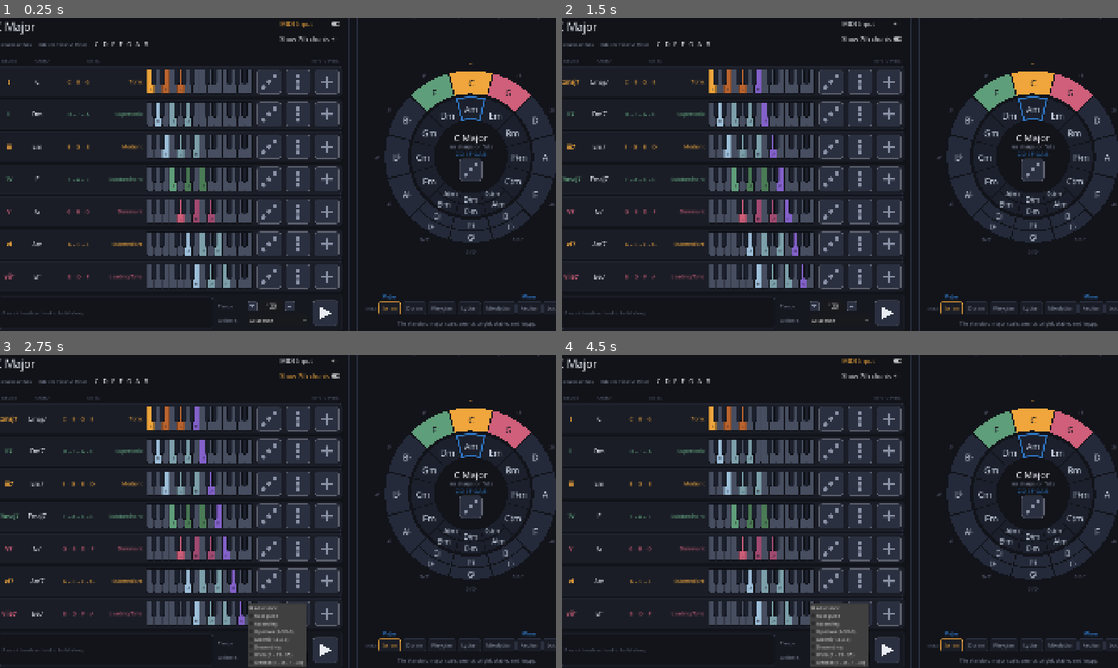
Above: before the commit, frames 1-4 (two rows, left to right).
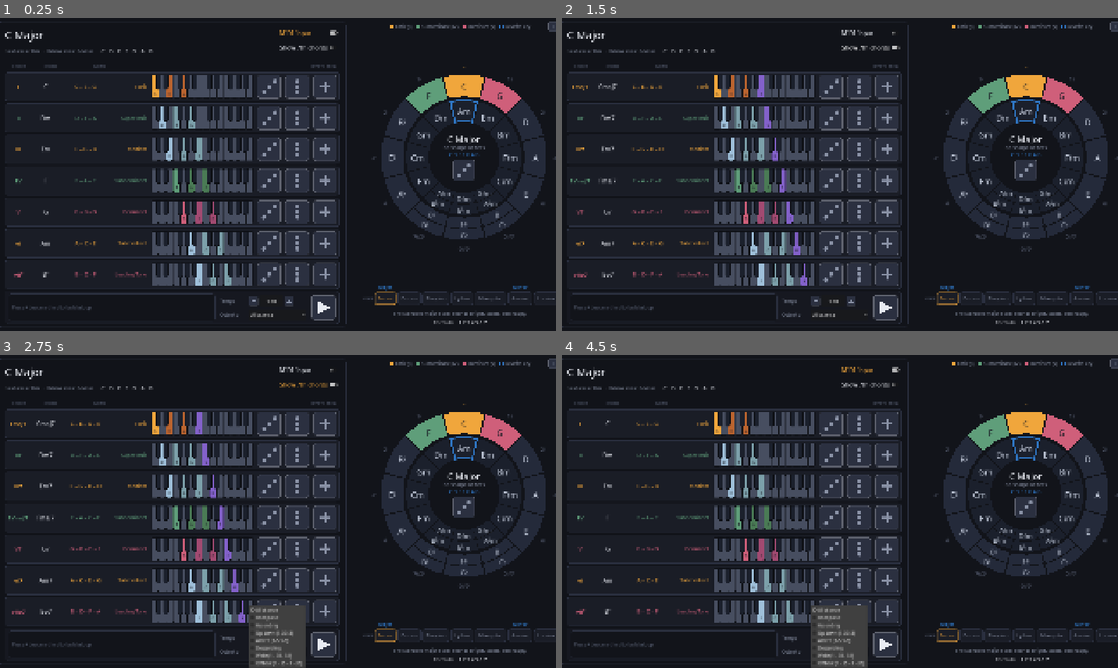
Above: after the commit, the same moments.

Repository: Square-Atom/mic
Game: Godot game, scene res://scenes/main.tscn
Two runs of this game, one before a commit and one after it. Both use one fixed random seed, a clock stepped at 60 frames per second and the inputs below.
Inputs:
- Up to frame 1 (0.25 s): no input
- Up to frame 2 (1.5 s): click "MIDI Input" at 0.5 s; click "Show 7th chords" at 1.25 s
- Up to frame 3 (2.75 s): click "All at once" at 2 s
- Up to frame 4 (4.5 s): click "MIDI Input" at 2.75 s; click "Show 7th chords" at 3.5 s; click "All at once" at 4.25 s

The runs differ from the first frame. In frame 1, 19% of the frame differs, in the area x 0-100%, y 0-100%; in frame 2, 20%; in frame 3, 20%; in frame 4, 19%.

Commit message:
Stop the interface overrunning the top and bottom at once
Measured off a screenshot, C Major's cap height was sitting 37px above where
the margins put it. Margin grows in both directions, so that is half of a
74px overrun rather than all of it - which is why the legend vanished off the
top at the same moment the loop strip crowded the bottom, and why trimming
one end never helped.

56px come back out of padding, none of it from anything that was tuned:

  Main margins            24 -> 14 top and bottom   20px
  ChordPanel margins      20 -> 12 top and bottom   16px
  KeyBlock separation      8 -> 4                    4px
  Loop strip padding and slot heights               16px

The row keyboards and the play buttons are untouched. They were sized
against a fingertip two commits before the loop existed, and they are not
the thing that overflowed.

The remaining 18 go to the landscape base, which is now 1120 rather than the
project's 1080. That is the same reasoning portrait already carries: the
base is dictated by the content, not chosen. The toggles also centre against
the key block now instead of hugging its top, which uses the gap under Show
7th chords rather than leaving it as a hole.

Everything moves down together as a result - the header, the legend and the
circle with it - because it is the whole layout that was riding high, not
three things that each needed nudging.

Co-Authored-By: Claude Opus 5 <noreply@anthropic.com>

Diff:
--- a/scenes/chord_panel.tscn
+++ b/scenes/chord_panel.tscn
@@ -11,9 +11,9 @@
 [node name="Margin" type="MarginContainer" parent="." unique_id=1936193744]
 layout_mode = 2
 theme_override_constants/margin_left = 24
-theme_override_constants/margin_top = 20
+theme_override_constants/margin_top = 12
 theme_override_constants/margin_right = 24
-theme_override_constants/margin_bottom = 20
+theme_override_constants/margin_bottom = 12
 
 [node name="VBox" type="VBoxContainer" parent="Margin" unique_id=1756507878]
 layout_mode = 2
@@ -25,7 +25,7 @@
 [node name="KeyBlock" type="VBoxContainer" parent="Margin/VBox/TopRow"]
 layout_mode = 2
 size_flags_horizontal = 3
-theme_override_constants/separation = 8
+theme_override_constants/separation = 4
 
 [node name="KeyTitle" type="Label" parent="Margin/VBox/TopRow/KeyBlock" unique_id=86013964]
 unique_name_in_owner = true
@@ -53,7 +53,7 @@
 
 [node name="Toggles" type="VBoxContainer" parent="Margin/VBox/TopRow"]
 layout_mode = 2
-size_flags_vertical = 0
+size_flags_vertical = 4
 theme_override_constants/separation = 4
 
 [node name="MidiToggle" type="CheckButton" parent="Margin/VBox/TopRow/Toggles"]
--- a/scenes/main.tscn
+++ b/scenes/main.tscn
@@ -36,9 +36,9 @@
 grow_horizontal = 2
 grow_vertical = 2
 theme_override_constants/margin_left = 28
-theme_override_constants/margin_top = 24
+theme_override_constants/margin_top = 14
 theme_override_constants/margin_right = 28
-theme_override_constants/margin_bottom = 24
+theme_override_constants/margin_bottom = 14
 
 [node name="Layout" type="BoxContainer" parent="Margin"]
 unique_name_in_owner = true
--- a/scripts/ui/chord_loop_bar.gd
+++ b/scripts/ui/chord_loop_bar.gd
@@ -14,7 +14,7 @@
 ## Tall enough for a slot's box and its delete button, so an empty strip is the
 ## same height as a full one and the panel does not jump when the first chord
 ## lands in it.
-const TIMELINE_MIN_HEIGHT := 92.0
+const TIMELINE_MIN_HEIGHT := 84.0
 
 var _timeline: LoopTimeline
 var _hint: Label
@@ -73,9 +73,9 @@
 func _build() -> void:
 	var margin := MarginContainer.new()
 	margin.add_theme_constant_override("margin_left", 12)
-	margin.add_theme_constant_override("margin_top", 10)
+	margin.add_theme_constant_override("margin_top", 8)
 	margin.add_theme_constant_override("margin_right", 12)
-	margin.add_theme_constant_override("margin_bottom", 10)
+	margin.add_theme_constant_override("margin_bottom", 8)
 	add_child(margin)
 
 	var row := HBoxContainer.new()
@@ -101,9 +101,9 @@
 
 	var inner := MarginContainer.new()
 	inner.add_theme_constant_override("margin_left", 12)
-	inner.add_theme_constant_override("margin_top", 8)
+	inner.add_theme_constant_override("margin_top", 6)
 	inner.add_theme_constant_override("margin_right", 12)
-	inner.add_theme_constant_override("margin_bottom", 8)
+	inner.add_theme_constant_override("margin_bottom", 6)
 	frame.add_child(inner)
 
 	_timeline = LoopTimeline.new()
--- a/scripts/ui/loop_slot.gd
+++ b/scripts/ui/loop_slot.gd
@@ -20,8 +20,8 @@
 
 const BOLD_FONT := preload("res://themes/font_bold.tres")
 
-const BOX_MIN_SIZE := Vector2(74.0, 62.0)
-const DELETE_MIN_SIZE := Vector2(74.0, 26.0)
+const BOX_MIN_SIZE := Vector2(74.0, 58.0)
+const DELETE_MIN_SIZE := Vector2(74.0, 22.0)
 const NUMERAL_FONT_SIZE := 26
 const CORNER_RADIUS := 8
 
--- a/scripts/ui/main_layout.gd
+++ b/scripts/ui/main_layout.gd
@@ -13,8 +13,18 @@
 ## the engine refuses to reorient those: HBoxContainer.set_vertical() fails
 ## outright with "Can't change orientation of HBoxContainer".
 
-## The design size each orientation is scaled against. Landscape matches the
-## project's own viewport setting.
+## The design size each orientation is scaled against.
+##
+## Landscape's HEIGHT is dictated the same way portrait's width is. The table is
+## seven fixed rows, a header and the loop strip, and that total is now about
+## 1098px - past the 1080 the project's viewport is set to. Margin grows in both
+## directions, so an overrun does not simply spill off the bottom: it is split
+## evenly, and the legend above the circle disappears off the top at the same
+## moment the loop strip is clipped at the bottom. Scaling against a base tall
+## enough for the content is what keeps both ends on screen.
+##
+## The margin over 1098 is deliberate slack. Anything added to a row or to the
+## strip eats into it before it starts costing pixels off the top again.
 ##
 ## Portrait's width is dictated rather than chosen: one ChordRow measures 1198px
 ## across and the panel 1246, so anything narrower would clip the rows instead
@@ -24,7 +34,7 @@
 ##
 ## The row gained 100px when the add-to-loop button joined the two play buttons
 ## - an 84px target plus the HBox's 16px separation - and this had to follow it.
-const LANDSCAPE_BASE := Vector2i(1920, 1080)
+const LANDSCAPE_BASE := Vector2i(1920, 1120)
 const PORTRAIT_BASE := Vector2i(1320, 2170)
 
 ## The smallest the stacked circle may be squeezed to. Its own contents need
